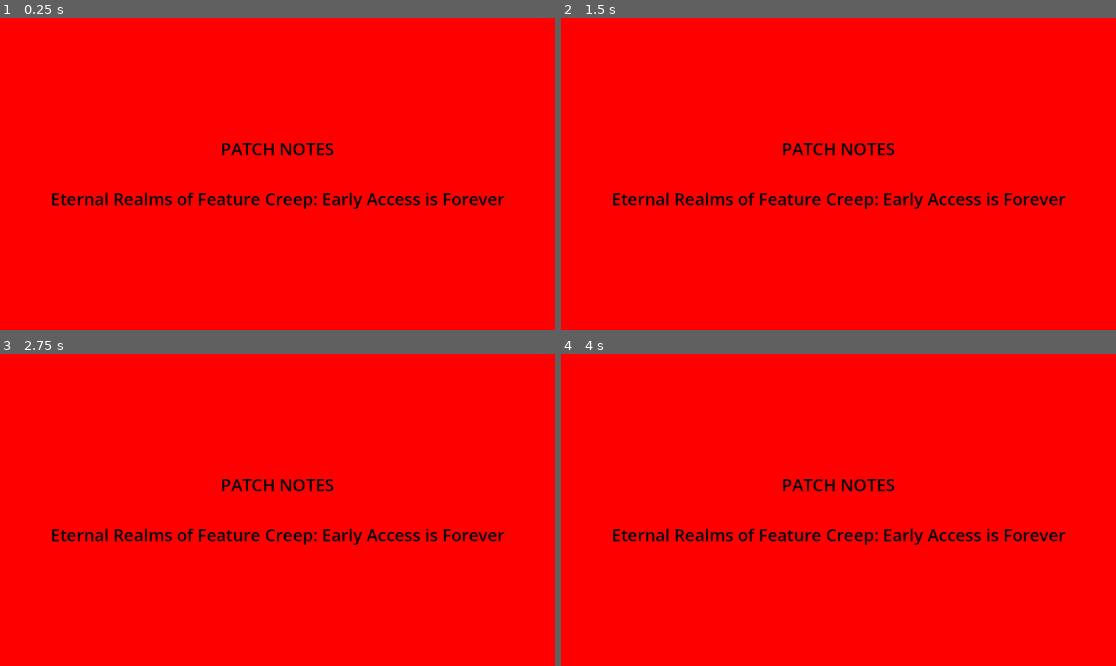
Above: before the commit, frames 1-4 (two rows, left to right).
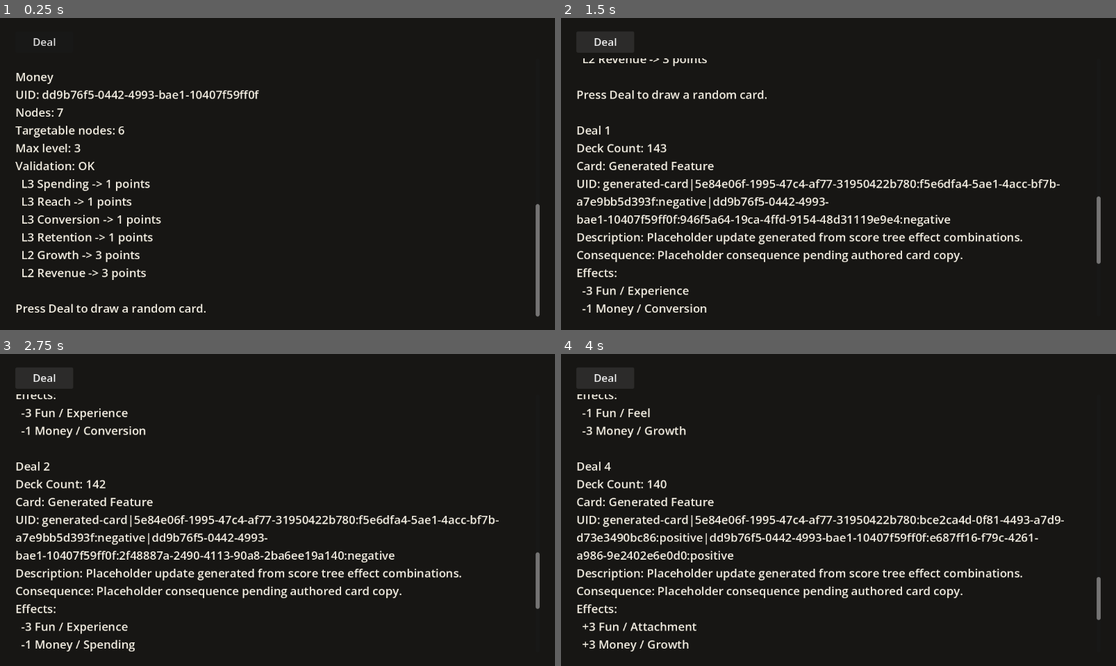
Above: after the commit, the same moments.

Repository: Josephblt/patch-notes
Game: Godot game, scene res://scenes/test_scene.tscn
Same seed, same stepped clock (60 frames per second), same inputs: the game is played once before the commit and once after it. Before the commit the project starts from res://scenes/placeholder.tscn.
Inputs (mouse positions are in pixels of both pictures, inside the frame that each line leads up to):
- Up to frame 1 (0.25 s): no input
- Up to frame 2 (1.5 s): click (605, 42) at 0.5 s, where only the run after the commit has a clickable "Deal"; click (605, 42) at 1.25 s, where only the run after the commit has a clickable "Deal"
- Up to frame 3 (2.75 s): click (44, 378) at 2 s, where only the run after the commit has a clickable "Deal"
- Up to frame 4 (4 s): tap Enter at 2.75 s; tap Space at 3.5 s

The runs differ from the first frame. In frame 1, 99% of the frame differs, in the area x 0-100%, y 0-100%; in frame 2, 99%; in frame 3, 99%; in frame 4, 99%.

Commit message:
Expand test scene deck console

Diff:
--- a/src/project.godot
+++ b/src/project.godot
@@ -11,7 +11,7 @@
 [application]
 
 config/name="Patch Notes"
-run/main_scene="uid://1lt16m3uu65y"
+run/main_scene="res://scenes/test_scene.tscn"
 config/features=PackedStringArray("4.7", "GL Compatibility")
 config/icon="res://icon.svg"
 
--- /dev/null
+++ b/src/scenes/test_scene.tscn
@@ -0,0 +1,49 @@
+[gd_scene load_steps=2 format=3]
+
+[ext_resource type="Script" path="res://scripts/test_scene.gd" id="1"]
+
+[node name="TestScene" type="CanvasLayer"]
+script = ExtResource("1")
+
+[node name="Background" type="ColorRect" parent="."]
+anchors_preset = 15
+anchor_right = 1.0
+anchor_bottom = 1.0
+grow_horizontal = 2
+grow_vertical = 2
+color = Color(0.0901961, 0.0862745, 0.0784314, 1)
+
+[node name="MarginContainer" type="MarginContainer" parent="."]
+anchors_preset = 15
+anchor_right = 1.0
+anchor_bottom = 1.0
+grow_horizontal = 2
+grow_vertical = 2
+theme_override_constants/margin_left = 32
+theme_override_constants/margin_top = 28
+theme_override_constants/margin_right = 32
+theme_override_constants/margin_bottom = 28
+
+[node name="VBoxContainer" type="VBoxContainer" parent="MarginContainer"]
+layout_mode = 2
+theme_override_constants/separation = 12
+
+[node name="DealButton" type="Button" parent="MarginContainer/VBoxContainer"]
+custom_minimum_size = Vector2(120, 44)
+layout_mode = 2
+size_flags_horizontal = 0
+theme_override_font_sizes/font_size = 22
+text = "Deal"
+
+[node name="ScrollContainer" type="ScrollContainer" parent="MarginContainer/VBoxContainer"]
+layout_mode = 2
+size_flags_vertical = 3
+
+[node name="Label" type="Label" parent="MarginContainer/VBoxContainer/ScrollContainer"]
+custom_minimum_size = Vector2(720, 0)
+layout_mode = 2
+size_flags_horizontal = 3
+theme_override_colors/font_color = Color(0.956863, 0.937255, 0.890196, 1)
+theme_override_font_sizes/font_size = 24
+text = "Loading score trees..."
+autowrap_mode = 3
--- a/src/scenes/test_score_tree.tscn
+++ /dev/null
@@ -1,33 +0,0 @@
-[gd_scene load_steps=2 format=3]
-
-[ext_resource type="Script" path="res://scripts/test_score_tree_scene.gd" id="1"]
-
-[node name="ScoreTreeTest" type="CanvasLayer"]
-script = ExtResource("1")
-
-[node name="Background" type="ColorRect" parent="."]
-anchors_preset = 15
-anchor_right = 1.0
-anchor_bottom = 1.0
-grow_horizontal = 2
-grow_vertical = 2
-color = Color(0.0901961, 0.0862745, 0.0784314, 1)
-
-[node name="ScrollContainer" type="ScrollContainer" parent="."]
-anchors_preset = 15
-anchor_right = 1.0
-anchor_bottom = 1.0
-offset_left = 32.0
-offset_top = 28.0
-offset_right = -32.0
-offset_bottom = -28.0
-grow_horizontal = 2
-grow_vertical = 2
-
-[node name="Label" type="Label" parent="ScrollContainer"]
-custom_minimum_size = Vector2(720, 0)
-size_flags_horizontal = 3
-theme_override_colors/font_color = Color(0.956863, 0.937255, 0.890196, 1)
-theme_override_font_sizes/font_size = 24
-text = "Loading score trees..."
-autowrap_mode = 3
--- /dev/null
+++ b/src/scripts/test_scene.gd
@@ -0,0 +1,173 @@
+extends CanvasLayer
+
+const SCORE_TREE_DIR: String = "res://data/score_trees"
+
+var score_trees: Array[ScoreTree] = []
+var feature_deck: FeatureDeck
+var console_lines: Array[String] = []
+var dealt_count: int = 0
+
+@onready var deal_button: Button = $MarginContainer/VBoxContainer/DealButton
+@onready var console_scroll: ScrollContainer = $MarginContainer/VBoxContainer/ScrollContainer
+@onready var output_label: Label = $MarginContainer/VBoxContainer/ScrollContainer/Label
+
+
+func _ready() -> void:
+	score_trees = ScoreTree.load_many_from_json_dir(SCORE_TREE_DIR)
+	feature_deck = FeatureDeckBuilder.build_from_score_trees(score_trees)
+	feature_deck.shuffle()
+	deal_button.pressed.connect(_on_deal_button_pressed)
+
+	_print_line("PATCH NOTES")
+	_print_line("")
+	_print_line("Test scene")
+	_print_line("Source: %s" % SCORE_TREE_DIR)
+	_print_line("Trees loaded: %d" % score_trees.size())
+	_print_line("Deck Count: %d" % feature_deck.remaining_count())
+
+	for score_tree: ScoreTree in score_trees:
+		_print_line("")
+		_print_lines(_describe_score_tree(score_tree))
+
+	_print_line("")
+	_print_line("Press Deal to draw a random card.")
+
+
+func _on_deal_button_pressed() -> void:
+	if feature_deck == null or not feature_deck.has_cards():
+		_print_line("")
+		_print_line("Deck Count: 0")
+		_print_line("Deck is empty.")
+		deal_button.disabled = true
+		return
+
+	feature_deck.shuffle()
+	var drawn_cards: Array[FeatureCard] = feature_deck.draw(1)
+
+	if drawn_cards.is_empty():
+		_print_line("")
+		_print_line("No card drawn.")
+		return
+
+	dealt_count += 1
+	_print_line("")
+	_print_line("Deal %d" % dealt_count)
+	_print_line("Deck Count: %d" % feature_deck.remaining_count())
+	_print_lines(_describe_card(drawn_cards[0]))
+
+	if not feature_deck.has_cards():
+		deal_button.disabled = true
+
+
+func _describe_card(card: FeatureCard) -> Array[String]:
+	var lines: Array[String] = []
+
+	lines.append("Card: %s" % card.title)
+	lines.append("UID: %s" % card.uid)
+	lines.append("Description: %s" % card.description)
+	lines.append("Consequence: %s" % card.consequence)
+	lines.append("Effects:")
+
+	for effect: FeatureEffect in card.effects:
+		lines.append("  %s" % _describe_effect(effect))
+
+	return lines
+
+
+func _describe_effect(effect: FeatureEffect) -> String:
+	var score_tree: ScoreTree = _find_score_tree(effect.tree_uid)
+
+	if score_tree == null:
+		return "%s %s" % [
+			_format_signed_points(0),
+			effect.node_uid,
+		]
+
+	var node: ScoreTreeNode = score_tree.get_node(effect.node_uid)
+
+	return "%s %s / %s" % [
+		_format_signed_points(score_tree.get_signed_points_for_effect(effect)),
+		score_tree.display_name,
+		node.display_name,
+	]
+
+
+func _find_score_tree(tree_uid: String) -> ScoreTree:
+	for score_tree: ScoreTree in score_trees:
+		if score_tree.uid == tree_uid:
+			return score_tree
+
+	return null
+
+
+func _format_signed_points(points: int) -> String:
+	if points >= 0:
+		return "+%d" % points
+
+	return "%d" % points
+
+
+func _describe_score_tree(score_tree: ScoreTree) -> Array[String]:
+	var lines: Array[String] = []
+	var validation_errors: Array[String] = score_tree.validate()
+	var targetable_nodes: Array[ScoreTreeNode] = score_tree.get_targetable_nodes()
+
+	lines.append("%s" % score_tree.display_name)
+	lines.append("UID: %s" % score_tree.uid)
+	lines.append("Nodes: %d" % score_tree.nodes.size())
+	lines.append("Targetable nodes: %d" % targetable_nodes.size())
+	lines.append("Max level: %d" % score_tree.get_max_level())
+	lines.append("Validation: %s" % _format_validation_status(validation_errors))
+
+	if not validation_errors.is_empty():
+		for error: String in validation_errors:
+			lines.append("  ! %s" % error)
+
+	for node: ScoreTreeNode in targetable_nodes:
+		lines.append("  L%d %s -> %d points" % [
+			node.level,
+			node.display_name,
+			score_tree.get_points_for_node(node.uid),
+		])
+
+	return lines
+
+
+func _print_line(line: String) -> void:
+	console_lines.append(line)
+	_render_console()
+
+
+func _print_lines(lines: Array[String]) -> void:
+	for line: String in lines:
+		console_lines.append(line)
+
+	_render_console()
+
+
+func _render_console() -> void:
+	output_label.text = _join_lines(console_lines)
+	call_deferred("_scroll_console_to_bottom")
+
+
+func _scroll_console_to_bottom() -> void:
+	console_scroll.scroll_vertical = int(console_scroll.get_v_scroll_bar().max_value)
+
+
+func _format_validation_status(validation_errors: Array[String]) -> String:
+	if validation_errors.is_empty():
+		return "OK"
+
+	return "%d errors" % validation_errors.size()
+
+
+func _join_lines(lines: Array[String]) -> String:
+	var output: String = ""
+
+	for line: String in lines:
+		if not output.is_empty():
+			output += "\n"
+
+		output += line
+
+	return output
--- a/src/scripts/test_score_tree_scene.gd
+++ /dev/null
@@ -1,69 +0,0 @@
-extends CanvasLayer
-
-const SCORE_TREE_DIR: String = "res://data/score_trees"
-
-@onready var output_label: Label = $ScrollContainer/Label
-
-
-func _ready() -> void:
-	var score_trees: Array[ScoreTree] = ScoreTree.load_many_from_json_dir(SCORE_TREE_DIR)
-	var generated_deck: FeatureDeck = FeatureDeckBuilder.build_from_score_trees(score_trees)
-	var lines: Array[String] = []
-
-	lines.append("PATCH NOTES")
-	lines.append("")
-	lines.append("Score tree load test")
-	lines.append("Source: %s" % SCORE_TREE_DIR)
-	lines.append("Trees loaded: %d" % score_trees.size())
-	lines.append("Generated raw deck cards: %d" % generated_deck.remaining_count())
-
-	for score_tree: ScoreTree in score_trees:
-		lines.append("")
-		lines.append_array(_describe_score_tree(score_tree))
-
-	output_label.text = _join_lines(lines)
-
-
-func _describe_score_tree(score_tree: ScoreTree) -> Array[String]:
-	var lines: Array[String] = []
-	var validation_errors: Array[String] = score_tree.validate()
-	var targetable_nodes: Array[ScoreTreeNode] = score_tree.get_targetable_nodes()
-
-	lines.append("%s" % score_tree.display_name)
-	lines.append("UID: %s" % score_tree.uid)
-	lines.append("Nodes: %d" % score_tree.nodes.size())
-	lines.append("Targetable nodes: %d" % targetable_nodes.size())
-	lines.append("Max level: %d" % score_tree.get_max_level())
-	lines.append("Validation: %s" % _format_validation_status(validation_errors))
-
-	if not validation_errors.is_empty():
-		for error: String in validation_errors:
-			lines.append("  ! %s" % error)
-
-	for node: ScoreTreeNode in targetable_nodes:
-		lines.append("  L%d %s -> %d points" % [
-			node.level,
-			node.display_name,
-			score_tree.get_points_for_node(node.uid),
-		])
-
-	return lines
-
-
-func _format_validation_status(validation_errors: Array[String]) -> String:
-	if validation_errors.is_empty():
-		return "OK"
-
-	return "%d errors" % validation_errors.size()
-
-
-func _join_lines(lines: Array[String]) -> String:
-	var output: String = ""
-
-	for line: String in lines:
-		if not output.is_empty():
-			output += "\n"
-
-		output += line
-
-	return output
